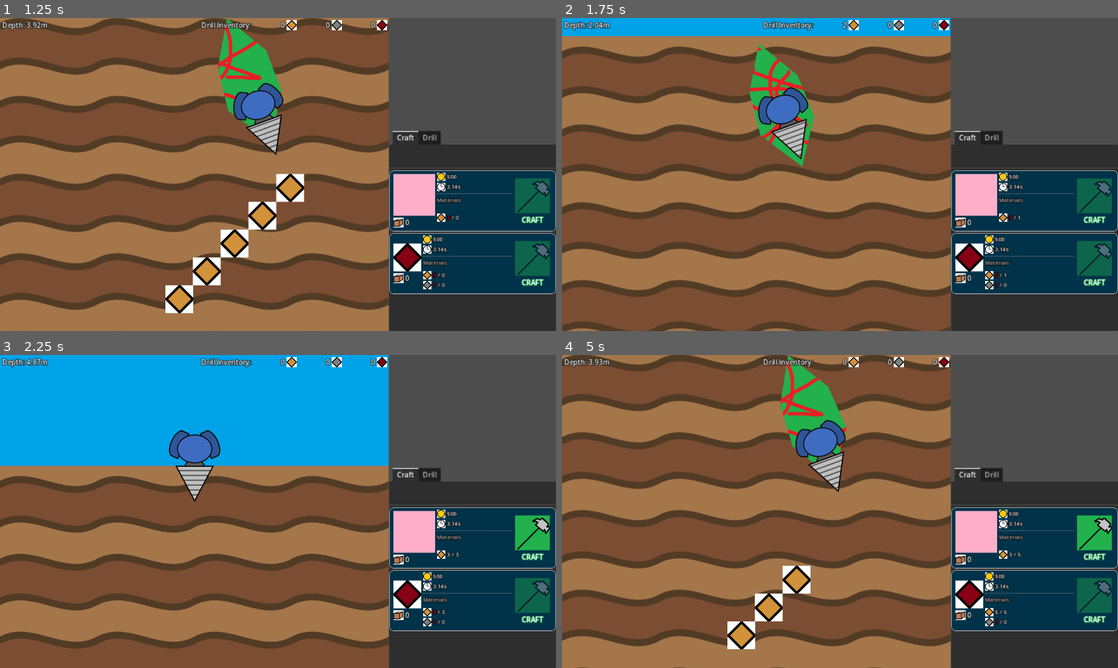
Above: before the commit, frames 1-4 (two rows, left to right).
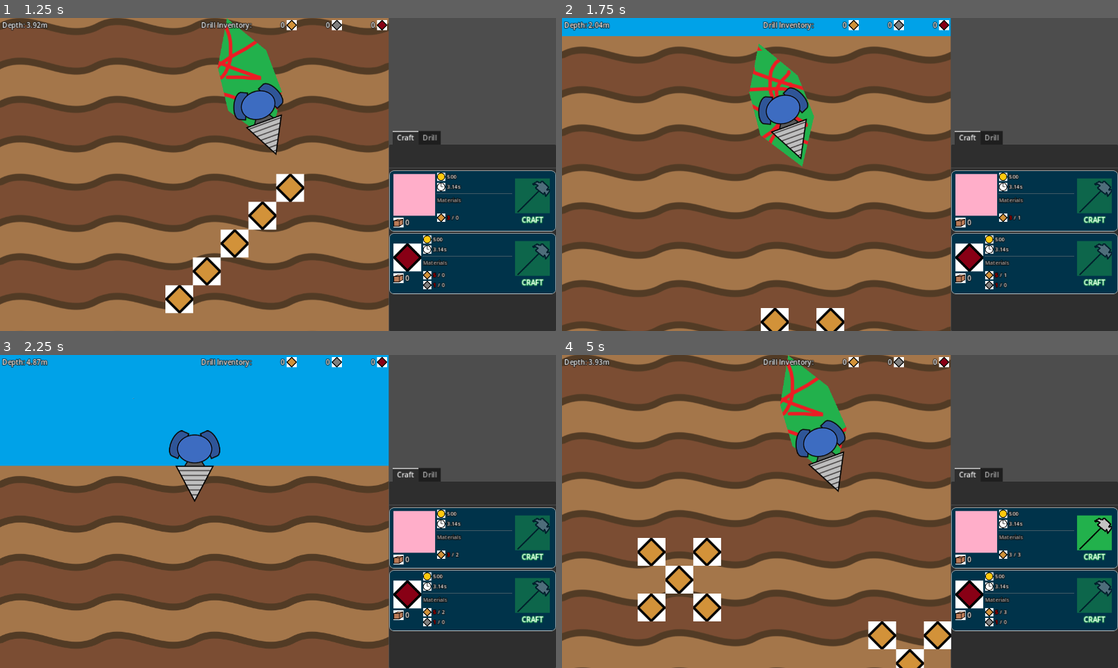
Above: after the commit, the same moments.

Repository: aNotSoCleverName/mechanicore
Game: Godot game, scene res://Main.tscn
The game is run twice, just before and just after one commit, with the same random seed, the same clock (stepped at 60 frames per second) and the same inputs.
Inputs (mouse positions are in pixels of both pictures, inside the frame that each line leads up to):
- Up to frame 1 (1.25 s): tap Enter (ui_accept) at 0.5, 0.77 s; hold Right (ui_right) from 0.53 s (still down); tap R at 0.6 s
- Up to frame 2 (1.75 s): release Right (ui_right) at 1.28 s; hold Left (ui_left) from 1.28 s (still down); tap R at 1.35 s; tap Enter (ui_accept) at 1.52 s
- Up to frame 3 (2.25 s): release Left (ui_left) at 2.03 s; hold Right (ui_right) from 2.03 s (still down); tap R at 2.1 s
- Up to frame 4 (5 s): release Right (ui_right) at 2.75 s; click (1095, 533) at 2.77 s; click (979, 492) at 3.52 s; tap Enter (ui_accept) at 4.25, 4.52 s; hold Right (ui_right) from 4.28 s (still down); tap R at 4.35 s

Frame 1 is identical in both runs. In frame 2, 0.7% of the frame differs, in the area x 35-52%, y 1-100%; in frame 3, 0.7%; in frame 4, 4.8%, in the area x 13-83%, y 58-100%.

Commit message:
Fixed bug where ores were not generating properly after docking. Also optimized code that frees ore chunk

Diff:
--- a/Endless Run/Ores/Ore Chunk/Ore Chunk.gd
+++ b/Endless Run/Ores/Ore Chunk/Ore Chunk.gd
@@ -4,8 +4,13 @@
 @export var width: int = 0;
 @export var height: int = 0;
 
+func _addOresToPool() -> void:
+	for orePlaceholder: OrePlaceholder in self.get_children() as Array[OrePlaceholder]:
+		var ore: Ore = orePlaceholder.get_child(1);
+		OreManager.addToPool(ore);
+		orePlaceholder.remove_child(ore);
+
 func _ready() -> void:
-	# queue_free() when no longer visible
 	SignalBus_EndlessRun.drill_change_pos.connect(
 		func (inPos: Vector2):
 			var chunkBottom: float = self.position.y + self.height;
@@ -14,11 +19,15 @@
 			if (chunkBottom >= viewportTopY):
 				return;
 
-			for node: Node in self.get_children(true):
-				if !(node is Ore):
-					continue;
-				OreManager.addToPool(node);
-				node.get_parent().remove_child(node);
-
+			self._addOresToPool();
 			self.queue_free();
 	)
+
+	SignalBus_EndlessRun.drill_change_dock.connect(
+		func (inIsDocked: bool, _inDrill: Drill):
+			if (!inIsDocked):
+				return;
+
+			self._addOresToPool();
+			self.queue_free();
+	)
--- a/Endless Run/Ores/Ore Manager.gd
+++ b/Endless Run/Ores/Ore Manager.gd
@@ -18,7 +18,7 @@
 #endregion
 
 #region Built-in functions
-var _prevLoadedChunkY: float = GlobalProperty_EndlessRun.VIEWPORT_SIZE.y + GlobalProperty_EndlessRun.SURFACE_Y;
+var _prevLoadedChunkY: float = 0;
 func _on_tree_entered() -> void:
 	#region Handle ore pooling
 	# Initiate dictionary
@@ -44,6 +44,7 @@
 	)
 	#endregion
 
+	#region Handle ore generation
 	self._initOreChunkFilePaths();
 
 	const chanceToNotGenerate: float = 0.2;
@@ -58,7 +59,7 @@
 
 			var chunkCenter: Vector2 = Vector2(
 				randf() * GlobalProperty_EndlessRun.VIEWPORT_SIZE.x,
-				self._prevLoadedChunkY,
+				GlobalProperty_EndlessRun.VIEWPORT_SIZE.y + GlobalProperty_EndlessRun.SURFACE_Y + self._prevLoadedChunkY,
 			);
 
 			var loadedChunk: OreChunk = self._generateOreChunk(chunkCenter);
@@ -66,6 +67,13 @@
 				return;
 			self._prevLoadedChunkY += loadedChunk.height;
 	)
+	SignalBus_EndlessRun.drill_change_dock.connect(	# Reset ore generation when docking
+		func (inIsDocked: bool, _inDrill: Drill):
+			if (inIsDocked):
+				return;
+			self._prevLoadedChunkY = 0;
+	)
+	#endregion
 #endregion
 
 #region Private functions
